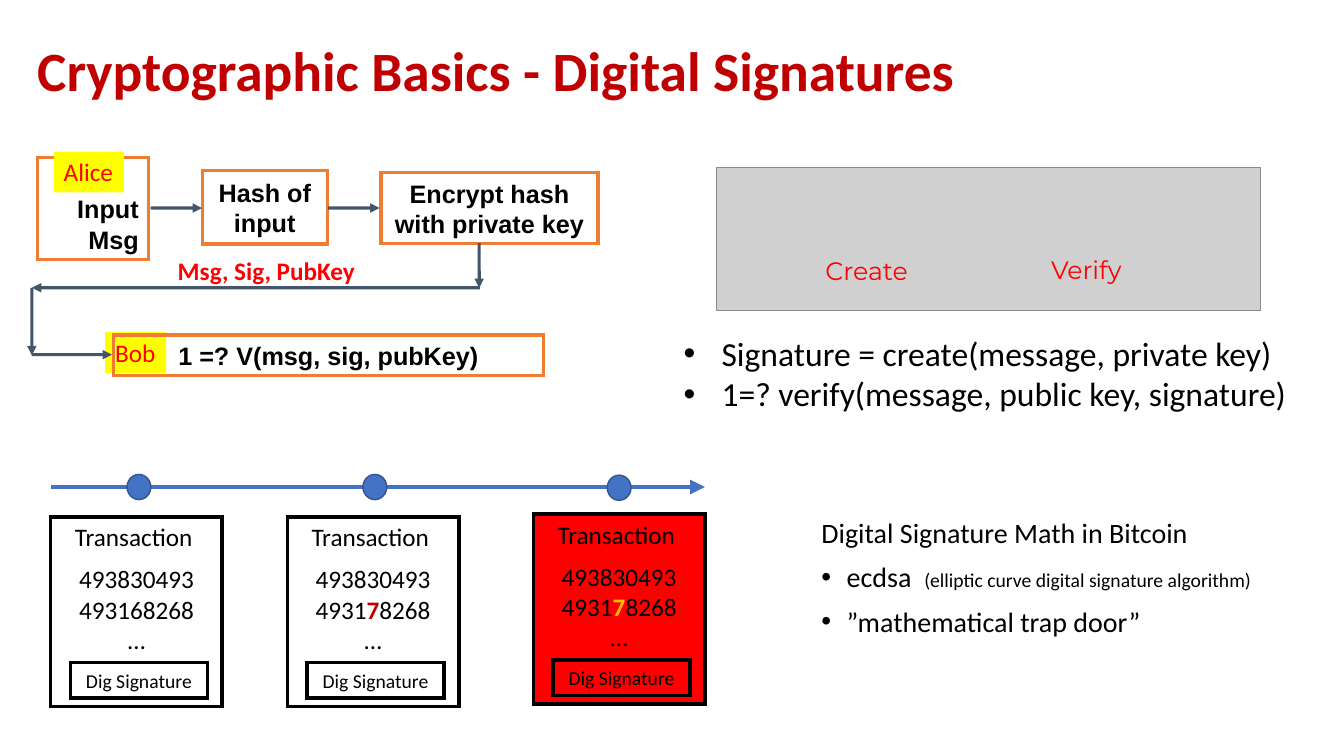
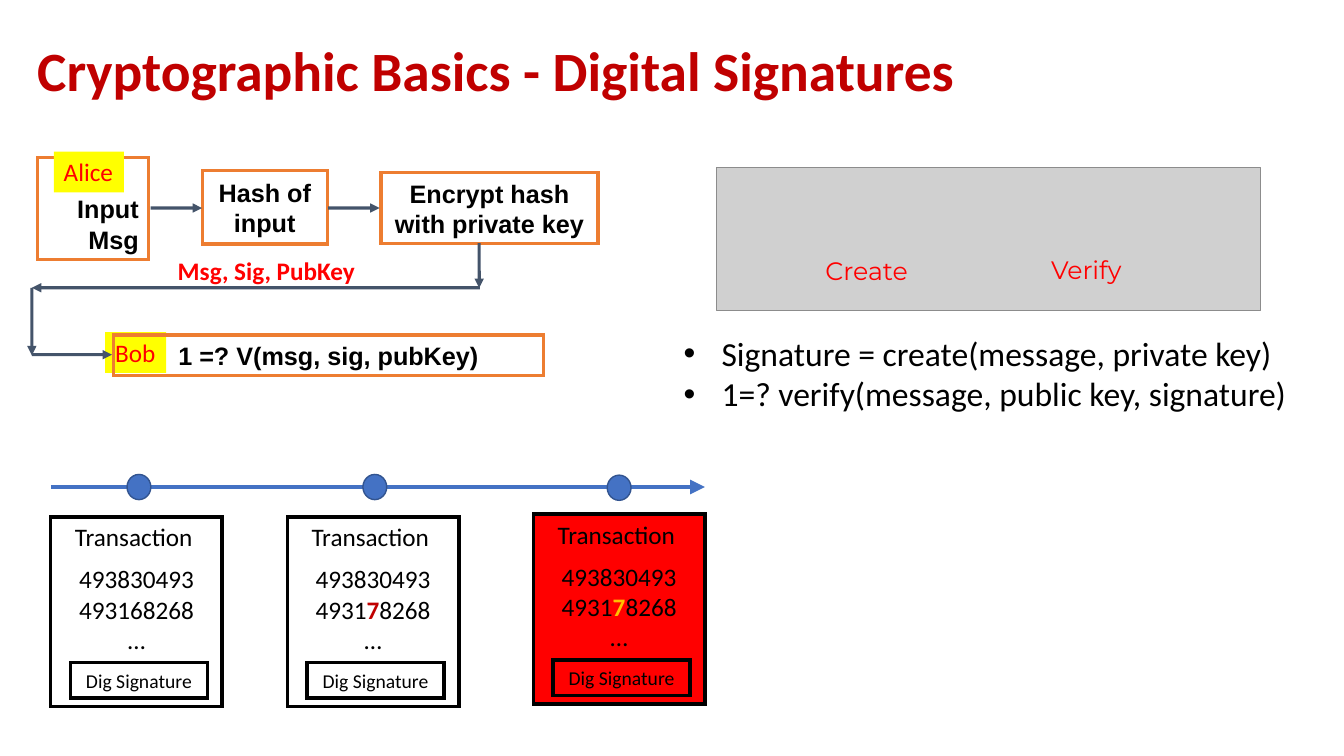
Before and after one commit to andyplusplus/blockchain, a slide deck: slide 1 of how_bitcoin_works/How_01_Cryptographic_Basics.pptx. Drawn at 1344x756 pixels with LibreOffice and Linux fonts; fonts in the diff are those of the drawing; grey boxes stand for pictures. Boxes give left, top, right and bottom in pixels: in the first picture for what was removed or moved away, otherwise in the second. Text is boxed around its words. In the diff, an @@ line names an element or a change of style, - is before the commit and + after.

```diff
--- a/how_bitcoin_works/How_01_Cryptographic_Basics.pptx
+++ b/how_bitcoin_works/How_01_Cryptographic_Basics.pptx
@@ text removed at (821, 523, 1251, 637) @@
-Digital Signature Math in Bitcoin
-• ecdsa (elliptic curve digital signature algorithm)
-• ”mathematical trap door”
```
Also in this commit, not shown: 1 slide added, 10 other files.
